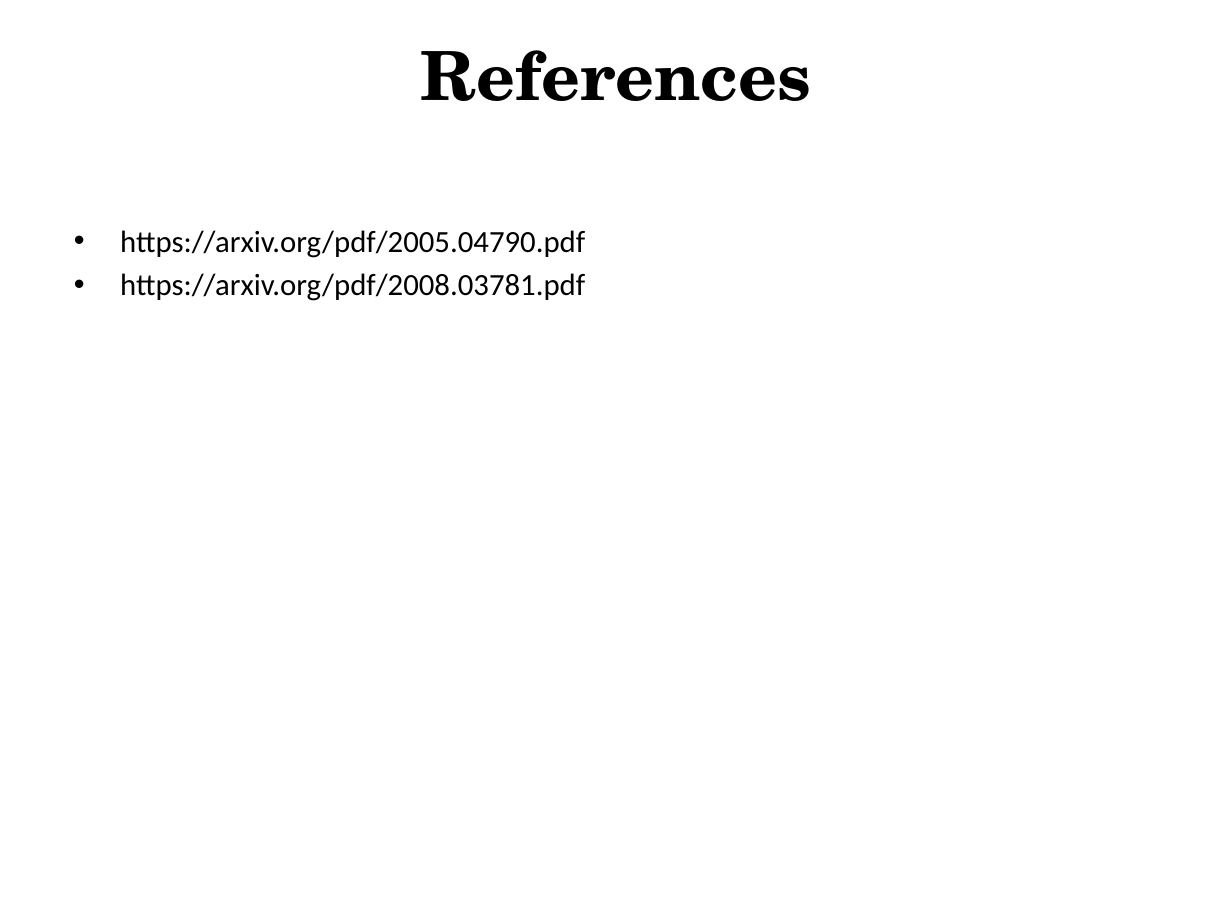
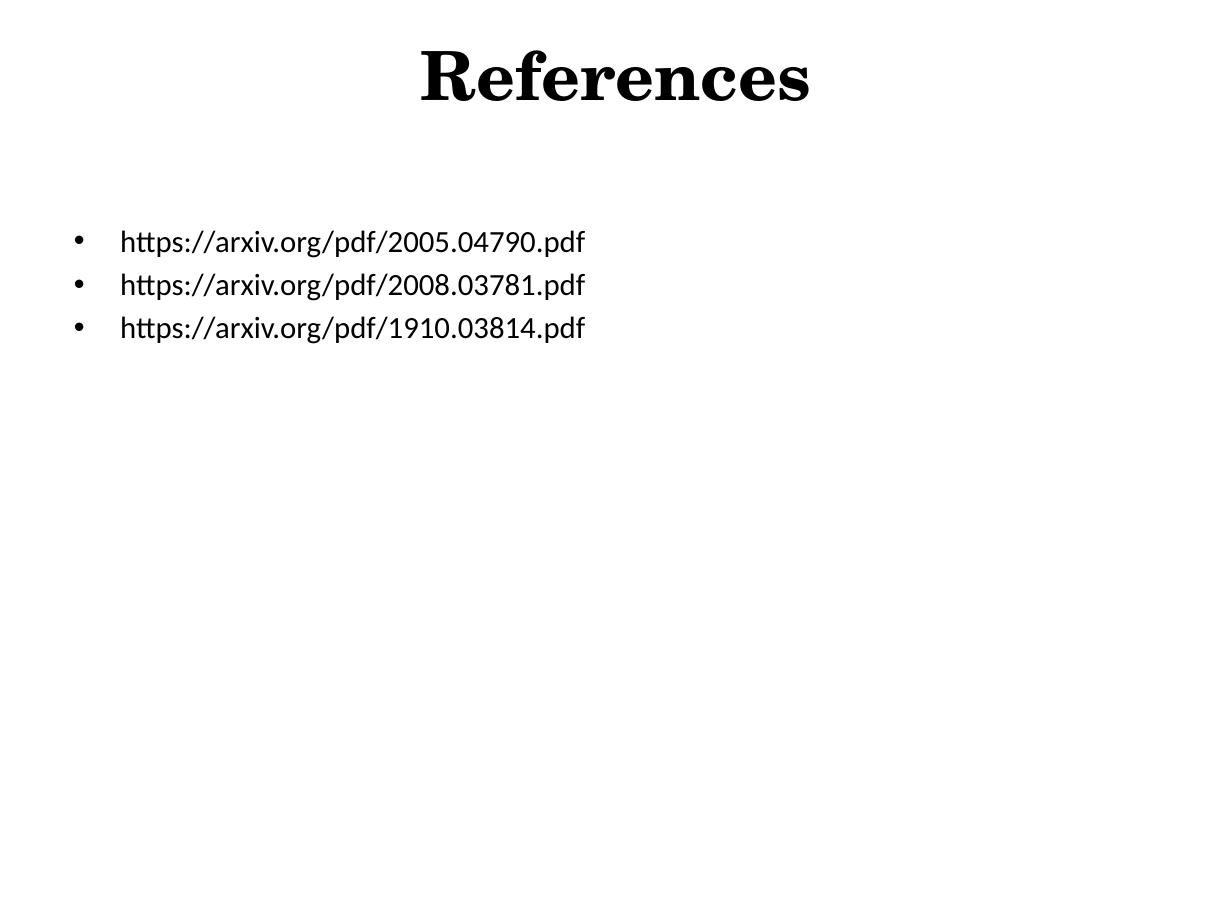
Before and after one commit to VarunBohara/Mini-Project-Documents, a slide deck: slide 6 of Literature survey 3.pptx (slide 5 before the commit). Drawn at 1232x924 pixels with LibreOffice and Linux fonts; fonts in the diff are those of the drawing. Boxes give left, top, right and bottom in pixels: in the first picture for what was removed or moved away, otherwise in the second. Text is boxed around its words. In the diff, an @@ line names an element or a change of style, - is before the commit and + after.

```diff
--- a/Literature survey 3.pptx
+++ b/Literature survey 3.pptx
@@ text at [120,316,585,344]: paragraph added @@
+• https://arxiv.org/pdf/1910.03814.pdf
```
Also in this commit, not shown: 1 slide added.
